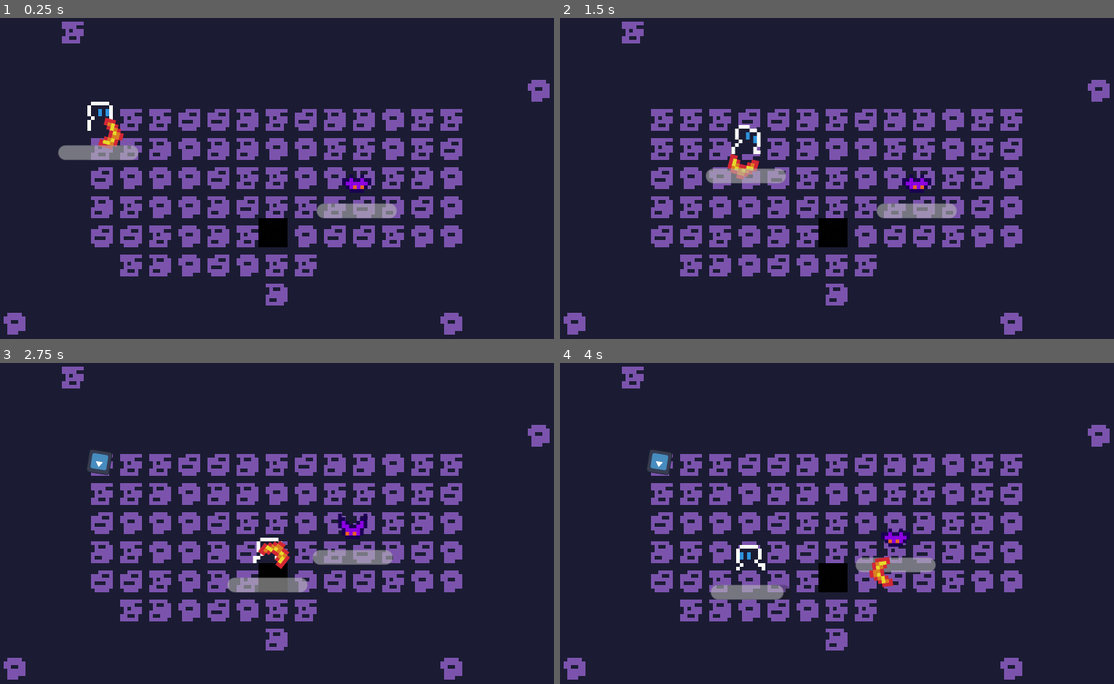
Above: before the commit, frames 1-4 (two rows, left to right).
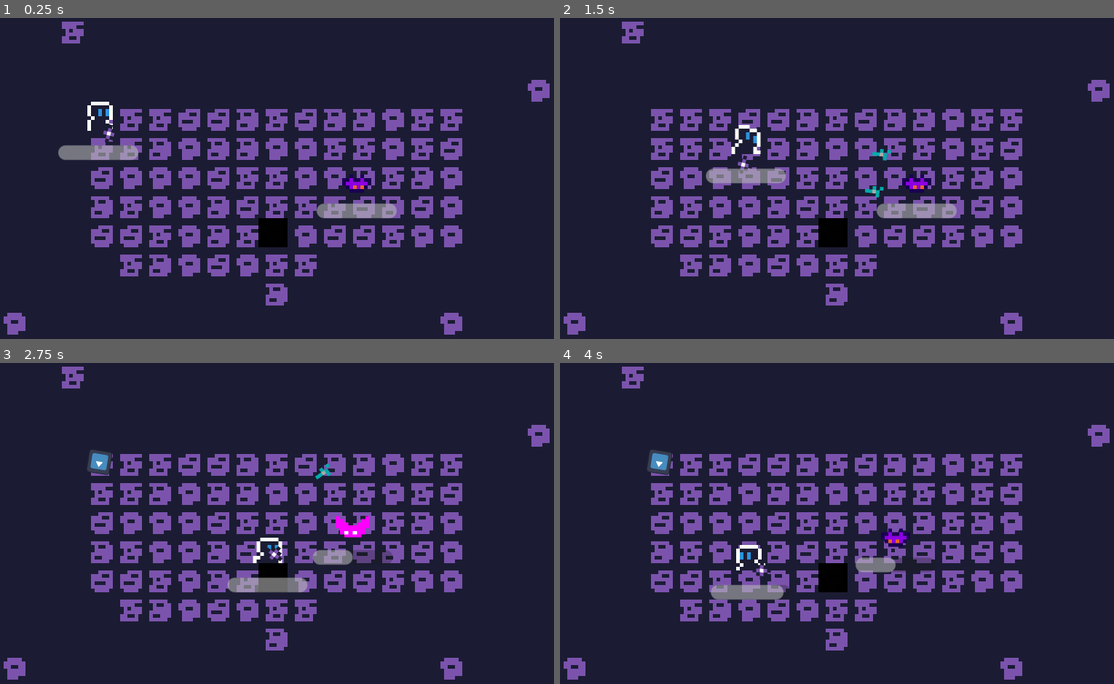
Above: after the commit, the same moments.

Repository: Renan-G-projec/DungeonWarrior
Game: Godot game, scene res://scenes/main.tscn
Same seed, same stepped clock (60 frames per second), same inputs: the game is played once before the commit and once after it. The engine's default icon, where the game draws it, is replaced by a stand-in: a white triangle on a blue panel in a dark square.
Inputs (mouse positions are in pixels of both pictures, inside the frame that each line leads up to):
- Up to frame 1 (0.25 s): no input
- Up to frame 2 (1.5 s): tap Enter (ui_accept) at 0.5, 0.77 s; move the mouse to (981, 165) at 0.52 s; hold D (walk_right) 0.53-1.28 s; click (981, 165) at 0.6 s; move the mouse to (737, 197) at 1.27 s; hold Down (ui_down) from 1.28 s (still down); tap E (Interact) at 1.35 s
- Up to frame 3 (2.75 s): tap Enter (ui_accept) at 1.52 s; click (177, 542) at 1.55 s; move the mouse to (349, 456) at 2.02 s; release Down (ui_down) at 2.03 s; hold D (walk_right) from 2.03 s (still down); click (349, 456) at 2.1 s
- Up to frame 4 (4 s): move the mouse to (820, 590) at 2.77 s; release D (walk_right) at 2.78 s; hold Up (ui_up) 2.78-3.53 s; tap Shift (dash) at 2.85 s; tap Enter (ui_accept) at 3.02, 3.77 s; click (820, 590) at 3.05 s; move the mouse to (1025, 574) at 3.52 s; hold A (walk_left) from 3.53 s (still down); tap Alt at 3.6 s; click (1025, 574) at 3.8 s

The runs differ from the first frame. In frame 1, 0.3% of the frame differs, in the area x 17-23%, y 31-42%; in frame 2, 0.4%; in frame 3, 1.0%, in the area x 46-71%, y 31-65%; in frame 4, 0.7%.

Commit message:
feat: Created basic Shooriken. AMDG

Diff:
--- /dev/null
+++ b/features/weapons/weapons/shooriken.gd
@@ -0,0 +1,24 @@
+# Ad Maiorem Dei Gloriam!
+class_name ShoorikenWeapon
+extends BulletWeapon
+
+@export var spread_angle: float = 10.0
+
+func attack() -> void:
+	if _is_recharging || _is_on_cooldown: return
+
+	for i in range (-1, 2):
+		var instantiated_bullet = bullet.instantiate()
+		get_tree().root.add_child(instantiated_bullet)
+
+		instantiated_bullet.velocity = _to_mouse().normalized().rotated(deg_to_rad(spread_angle) * i) * bullet_velocity
+		var spawn_pos: Vector2 = %BulletSpawn.position.rotated(deg_to_rad(spread_angle) * i)
+		instantiated_bullet.global_position = to_global(spawn_pos)
+		instantiated_bullet.global_rotation = global_rotation
+		instantiated_bullet.scale = Vector2(1.4, 0.6)
+		instantiated_bullet.create_tween().tween_property(instantiated_bullet, "scale", Vector2.ONE, min(0.4, 0.01 * bullet_velocity)).set_trans(Tween.TRANS_QUAD)
+
+	_is_on_cooldown = true
+	ammo -= 1
+	%ShootCooldown.start()
+	%FeelComponent.squash_animation($WeaponSprite, Vector2(0.3, 1.9), 0.32)
--- /dev/null
+++ b/features/weapons/weapons/shooriken.tscn
@@ -0,0 +1,19 @@
+[gd_scene format=3 uid="uid://j0ylr56ylcon"]
+
+[ext_resource type="PackedScene" uid="uid://bvc4oqeaqkdcs" path="res://features/weapons/bullet_weapon.tscn" id="1_vpupd"]
+[ext_resource type="Script" uid="uid://dugfl7rdbrdbg" path="res://features/weapons/weapons/shooriken.gd" id="2_yuq0d"]
+[ext_resource type="Texture2D" uid="uid://bvh2xcx0fw6a5" path="res://features/weapons/bullets/shooriken/shooriken.png" id="3_slvbg"]
+
+[node name="Shooriken" unique_id=148830378 instance=ExtResource("1_vpupd")]
+script = ExtResource("2_yuq0d")
+spread_angle = 10.0
+bullet_velocity = 64.0
+ammo = 4
+max_ammo = 4
+
+[node name="WeaponSprite" parent="." index="0" unique_id=1992463875]
+scale = Vector2(1, 1)
+texture = ExtResource("3_slvbg")
+
+[node name="BulletSpawn" parent="." index="1" unique_id=2065592599]
+position = Vector2(4, 0)
--- a/scenes/main.tscn
+++ b/scenes/main.tscn
@@ -3,7 +3,8 @@
 [ext_resource type="Script" uid="uid://dftg4lre5dobe" path="res://scenes/main.gd" id="1_o5qli"]
 [ext_resource type="PackedScene" uid="uid://dn1dfydjjjmu4" path="res://features/player/player.tscn" id="2_0wfyh"]
 [ext_resource type="PackedScene" uid="uid://hbugebch8c06" path="res://features/map/rooms/room_1.tscn" id="2_jyhfs"]
-[ext_resource type="PackedScene" uid="uid://h6674ir6qkhb" path="res://features/weapons/weapons/boomerang.tscn" id="4_jyhfs"]
+[ext_resource type="PackedScene" uid="uid://j0ylr56ylcon" path="res://features/weapons/weapons/shooriken.tscn" id="4_tbgi4"]
+[ext_resource type="PackedScene" uid="uid://dsxik7rm7omd4" path="res://features/weapons/bullets/arrow/bullet_arrow.tscn" id="5_tefeu"]
 
 [node name="Main" type="Node2D" unique_id=450768612 node_paths=PackedStringArray("current_room")]
 script = ExtResource("1_o5qli")
@@ -14,8 +15,9 @@
 [node name="Player" parent="." unique_id=2017001837 node_paths=PackedStringArray("weapon") instance=ExtResource("2_0wfyh")]
 unique_name_in_owner = true
 position = Vector2(27, 31)
-weapon = NodePath("Boomerang")
+weapon = NodePath("Shooriken")
 
-[node name="Boomerang" parent="Player" unique_id=1805347634 instance=ExtResource("4_jyhfs")]
+[node name="Shooriken" parent="Player" unique_id=148830378 instance=ExtResource("4_tbgi4")]
+bullet = ExtResource("5_tefeu")
 
 [connection signal="gameover" from="Player" to="." method="_on_player_gameover"]
Not shown, added: features/weapons/weapons/shooriken.gd.uid
